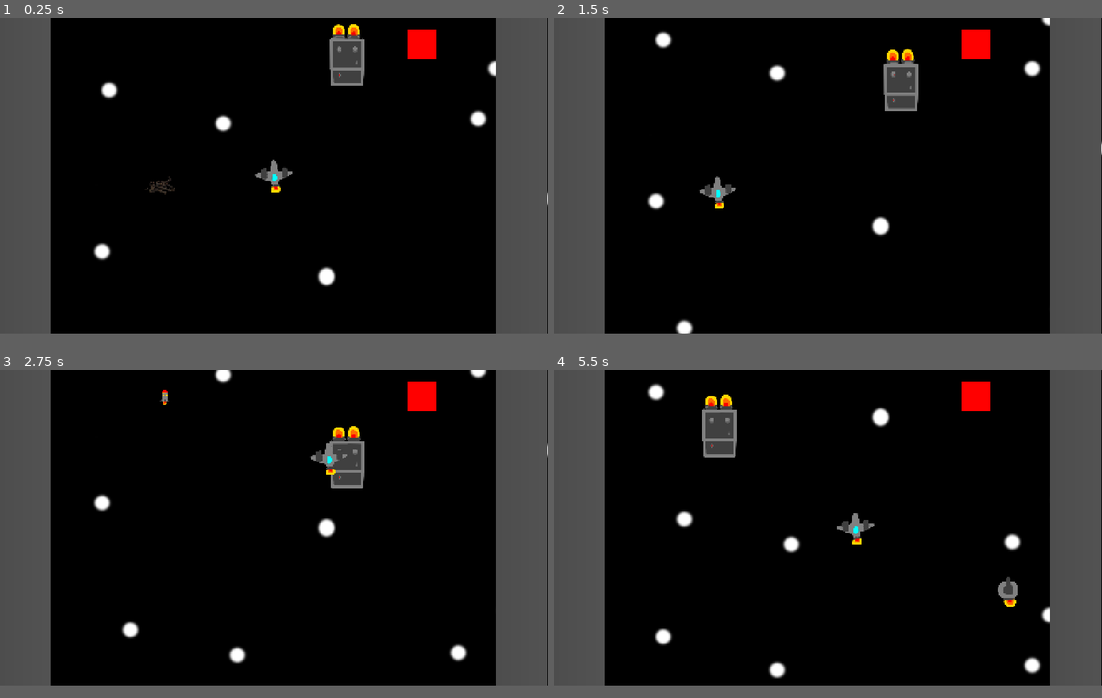
Above: before the commit, frames 1-4 (two rows, left to right).
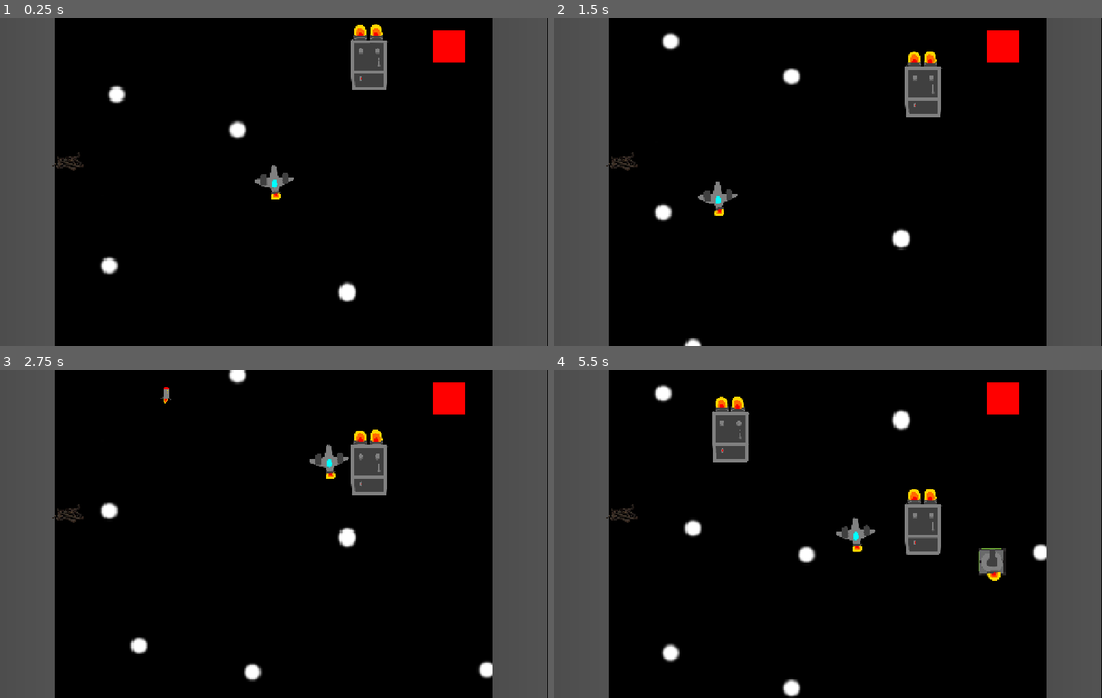
Above: after the commit, the same moments.

Repository: mykyta-bazhukhin/Cargo-Defense
Game: Godot game, scene res://Scenes/main_scene.tscn
The game is run twice, just before and just after one commit, with the same random seed, the same clock (stepped at 60 frames per second) and the same inputs.
Inputs (mouse positions are in pixels of both pictures, inside the frame that each line leads up to):
- Up to frame 1 (0.25 s): no input
- Up to frame 2 (1.5 s): move the mouse to (948, 159) at 0.52 s; tap 1 (Place tower 1) at 0.6 s; move the mouse to (718, 191) at 1.27 s; tap 2 (Place tower 2) at 1.35 s
- Up to frame 3 (2.75 s): move the mouse to (328, 458) at 2.02 s; tap 3 (Place tower 3) at 2.1 s
- Up to frame 4 (5.5 s): move the mouse to (800, 589) at 2.77 s; tap one key every 0.75 s from 2.85 s: L (give_scrap) 1 (Place tower 1) 2 (Place tower 2) 3 (Place tower 3); move the mouse to (992, 576) at 3.52 s; move the mouse to (663, 481) at 4.27 s; move the mouse to (855, 527) at 5.02 s
The window is 800x461 before the commit and 800x479 after it. Grey fills any space a smaller window leaves; there, only what the larger window draws over its background counts as a difference.

The runs differ from the first frame. In frame 1, 6.6% of the frame differs, in the area x 0-100%, y 0-100%; in frame 2, 6.6%; in frame 3, 6.7%; in frame 4, 8.7%.

Commit message:
reworked tower placement spots and made platofrms
platforms functionality not yet implemented

Diff:
--- a/Scenes/main_scene.gd
+++ b/Scenes/main_scene.gd
@@ -78,8 +78,8 @@
 func find_point_spawn_tower_APPROACH_POINT(min_pos, tower):
 	var tween = get_tree().create_tween()
 	tween.tween_property(tower, "position", min_pos, 0.5).set_trans(Tween.TRANS_QUAD).set_ease(Tween.EASE_OUT)
-
-
+	await tween.finished
+	tower.get_node("PlatformSprite").visible = true
 
 
 
--- a/Scenes/main_scene.tscn
+++ b/Scenes/main_scene.tscn
@@ -17,7 +17,6 @@
 script = ExtResource("1_kqybl")
 
 [node name="Camera2D" type="Camera2D" parent="."]
-position = Vector2(2, 0)
 anchor_mode = 0
 
 [node name="Space_background" parent="." instance=ExtResource("4_5wkpi")]
@@ -53,13 +52,13 @@
 position = Vector2(797, -39)
 
 [node name="BorderV" parent="Borders" instance=ExtResource("6_kli11")]
-position = Vector2(-734, 438)
+position = Vector2(-733, 423)
 
 [node name="BorderV2" parent="Borders" instance=ExtResource("6_kli11")]
-position = Vector2(499, 423)
+position = Vector2(419, 423)
 
 [node name="BorderH" parent="Borders" instance=ExtResource("7_xd2ry")]
-position = Vector2(-67, 838)
+position = Vector2(-69, 847)
 collision_mask = 49
 
 [node name="BorderH2" parent="Borders" instance=ExtResource("7_xd2ry")]
@@ -69,151 +68,133 @@
 metadata/_edit_lock_ = true
 
 [node name="Marker2D5" type="Marker2D" parent="TowerPoints" groups=["Not Occupied"]]
-position = Vector2(232, 640)
+position = Vector2(256, 704)
 
 [node name="Marker2D2" type="Marker2D" parent="TowerPoints" groups=["Not Occupied"]]
-position = Vector2(488, 640)
+position = Vector2(512, 704)
 
 [node name="Marker2D6" type="Marker2D" parent="TowerPoints" groups=["Not Occupied"]]
-position = Vector2(360, 640)
+position = Vector2(384, 704)
 
 [node name="Marker2D7" type="Marker2D" parent="TowerPoints" groups=["Not Occupied"]]
-position = Vector2(872, 640)
+position = Vector2(896, 704)
 
 [node name="Marker2D9" type="Marker2D" parent="TowerPoints" groups=["Not Occupied"]]
-position = Vector2(744, 640)
+position = Vector2(768, 704)
 
 [node name="Marker2D11" type="Marker2D" parent="TowerPoints" groups=["Not Occupied"]]
-position = Vector2(616, 640)
-
-[node name="Marker2D12" type="Marker2D" parent="TowerPoints" groups=["Not Occupied"]]
-position = Vector2(1128, 640)
+position = Vector2(640, 704)
 
 [node name="Marker2D14" type="Marker2D" parent="TowerPoints" groups=["Not Occupied"]]
-position = Vector2(1000, 640)
+position = Vector2(1024, 704)
 
 [node name="Marker2D3" type="Marker2D" parent="TowerPoints" groups=["Not Occupied"]]
-position = Vector2(488, 544)
+position = Vector2(512, 576)
 
 [node name="Marker2D8" type="Marker2D" parent="TowerPoints" groups=["Not Occupied"]]
-position = Vector2(232, 544)
+position = Vector2(256, 576)
 
 [node name="Marker2D10" type="Marker2D" parent="TowerPoints" groups=["Not Occupied"]]
-position = Vector2(360, 544)
+position = Vector2(384, 576)
 
 [node name="Marker2D13" type="Marker2D" parent="TowerPoints" groups=["Not Occupied"]]
-position = Vector2(872, 544)
+position = Vector2(896, 576)
 
 [node name="Marker2D15" type="Marker2D" parent="TowerPoints" groups=["Not Occupied"]]
-position = Vector2(744, 544)
+position = Vector2(768, 576)
 
 [node name="Marker2D16" type="Marker2D" parent="TowerPoints" groups=["Not Occupied"]]
-position = Vector2(616, 544)
-
-[node name="Marker2D17" type="Marker2D" parent="TowerPoints" groups=["Not Occupied"]]
-position = Vector2(1128, 544)
+position = Vector2(640, 576)
 
 [node name="Marker2D18" type="Marker2D" parent="TowerPoints" groups=["Not Occupied"]]
-position = Vector2(1000, 544)
+position = Vector2(1024, 576)
 
 [node name="Marker2D4" type="Marker2D" parent="TowerPoints" groups=["Not Occupied"]]
-position = Vector2(488, 448)
+position = Vector2(512, 448)
 
 [node name="Marker2D19" type="Marker2D" parent="TowerPoints" groups=["Not Occupied"]]
-position = Vector2(232, 448)
+position = Vector2(256, 448)
 
 [node name="Marker2D20" type="Marker2D" parent="TowerPoints" groups=["Not Occupied"]]
-position = Vector2(360, 448)
+position = Vector2(384, 448)
 
 [node name="Marker2D21" type="Marker2D" parent="TowerPoints" groups=["Not Occupied"]]
-position = Vector2(872, 448)
+position = Vector2(896, 448)
 
 [node name="Marker2D22" type="Marker2D" parent="TowerPoints" groups=["Not Occupied"]]
-position = Vector2(744, 448)
+position = Vector2(768, 448)
 
 [node name="Marker2D23" type="Marker2D" parent="TowerPoints" groups=["Not Occupied"]]
-position = Vector2(616, 448)
-
-[node name="Marker2D24" type="Marker2D" parent="TowerPoints" groups=["Not Occupied"]]
-position = Vector2(1128, 448)
+position = Vector2(640, 448)
 
 [node name="Marker2D25" type="Marker2D" parent="TowerPoints" groups=["Not Occupied"]]
-position = Vector2(1000, 448)
+position = Vector2(1024, 448)
 
 [node name="Marker2D26" type="Marker2D" parent="TowerPoints" groups=["Not Occupied"]]
-position = Vector2(488, 352)
+position = Vector2(512, 320)
 
 [node name="Marker2D27" type="Marker2D" parent="TowerPoints" groups=["Not Occupied"]]
-position = Vector2(232, 352)
+position = Vector2(256, 320)
 
 [node name="Marker2D28" type="Marker2D" parent="TowerPoints" groups=["Not Occupied"]]
-position = Vector2(360, 352)
+position = Vector2(384, 320)
 
 [node name="Marker2D29" type="Marker2D" parent="TowerPoints" groups=["Not Occupied"]]
-position = Vector2(872, 352)
+position = Vector2(896, 320)
 
 [node name="Marker2D30" type="Marker2D" parent="TowerPoints" groups=["Not Occupied"]]
-position = Vector2(744, 352)
+position = Vector2(768, 320)
 
 [node name="Marker2D31" type="Marker2D" parent="TowerPoints" groups=["Not Occupied"]]
-position = Vector2(616, 352)
-
-[node name="Marker2D32" type="Marker2D" parent="TowerPoints" groups=["Not Occupied"]]
-position = Vector2(1128, 352)
+position = Vector2(640, 320)
 
 [node name="Marker2D33" type="Marker2D" parent="TowerPoints" groups=["Not Occupied"]]
-position = Vector2(1000, 352)
+position = Vector2(1024, 320)
 
 [node name="Marker2D34" type="Marker2D" parent="TowerPoints" groups=["Not Occupied"]]
-position = Vector2(488, 256)
+position = Vector2(512, 192)
 
 [node name="Marker2D35" type="Marker2D" parent="TowerPoints" groups=["Not Occupied"]]
-position = Vector2(232, 256)
+position = Vector2(256, 192)
 
 [node name="Marker2D36" type="Marker2D" parent="TowerPoints" groups=["Not Occupied"]]
-position = Vector2(360, 256)
+position = Vector2(384, 192)
 
 [node name="Marker2D37" type="Marker2D" parent="TowerPoints" groups=["Not Occupied"]]
-position = Vector2(872, 256)
+position = Vector2(896, 192)
 
 [node name="Marker2D38" type="Marker2D" parent="TowerPoints" groups=["Not Occupied"]]
-position = Vector2(744, 256)
+position = Vector2(768, 192)
 
 [node name="Marker2D39" type="Marker2D" parent="TowerPoints" groups=["Not Occupied"]]
-position = Vector2(616, 256)
-
-[node name="Marker2D40" type="Marker2D" parent="TowerPoints" groups=["Not Occupied"]]
-position = Vector2(1128, 256)
+position = Vector2(640, 192)
 
 [node name="Marker2D41" type="Marker2D" parent="TowerPoints" groups=["Not Occupied"]]
-position = Vector2(1000, 256)
+position = Vector2(1024, 192)
 
 [node name="Marker2D42" type="Marker2D" parent="TowerPoints" groups=["Not Occupied"]]
-position = Vector2(488, 160)
+position = Vector2(512, 64)
 
 [node name="Marker2D43" type="Marker2D" parent="TowerPoints" groups=["Not Occupied"]]
-position = Vector2(232, 160)
+position = Vector2(256, 64)
 
 [node name="Marker2D44" type="Marker2D" parent="TowerPoints" groups=["Not Occupied"]]
-position = Vector2(360, 160)
+position = Vector2(384, 64)
 
 [node name="Marker2D45" type="Marker2D" parent="TowerPoints" groups=["Not Occupied"]]
-position = Vector2(872, 160)
+position = Vector2(896, 64)
 
 [node name="Marker2D46" type="Marker2D" parent="TowerPoints" groups=["Not Occupied"]]
-position = Vector2(744, 160)
+position = Vector2(768, 64)
 
 [node name="Marker2D47" type="Marker2D" parent="TowerPoints" groups=["Not Occupied"]]
-position = Vector2(616, 160)
-
-[node name="Marker2D48" type="Marker2D" parent="TowerPoints" groups=["Not Occupied"]]
-position = Vector2(1128, 160)
+position = Vector2(640, 64)
 
 [node name="Marker2D49" type="Marker2D" parent="TowerPoints" groups=["Not Occupied"]]
-position = Vector2(1000, 160)
+position = Vector2(1024, 64)
 
 [node name="Scrap" parent="." instance=ExtResource("8_07lw2")]
-position = Vector2(400, 416)
+position = Vector2(160, 336)
 
 [node name="tower_sample_projectile" parent="." instance=ExtResource("9_vo715")]
 position = Vector2(-72, 48)
--- a/Scenes/rocket.tscn
+++ b/Scenes/rocket.tscn
@@ -158,7 +158,7 @@
 
 [node name="AnimationPlayer" type="AnimationPlayer" parent="."]
 libraries = {
-"": SubResource("AnimationLibrary_eitxv")
+&"": SubResource("AnimationLibrary_eitxv")
 }
 
 [node name="TimerTimeout" type="Timer" parent="."]
--- a/Scenes/tower_sample.gd
+++ b/Scenes/tower_sample.gd
@@ -5,7 +5,7 @@
 
 # Called when the node enters the scene tree for the first time.
 func _ready():
-	pass # Replace with function body.
+	$PlatformSprite.visible = false
 
 
 # Called every frame. 'delta' is the elapsed time since the previous frame.
--- a/Scenes/tower_sample.tscn
+++ b/Scenes/tower_sample.tscn
@@ -1,7 +1,8 @@
-[gd_scene load_steps=5 format=3 uid="uid://d0esmevhfjkpi"]
+[gd_scene load_steps=6 format=3 uid="uid://d0esmevhfjkpi"]
 
 [ext_resource type="Texture2D" uid="uid://bhiklpxr6x6vy" path="res://Sprites/Towers/turret sample.png" id="1_6yg8c"]
 [ext_resource type="Script" uid="uid://cgjgbayim410l" path="res://Scenes/tower_sample.gd" id="1_hl4fg"]
+[ext_resource type="Texture2D" uid="uid://00qbocwhjqfp" path="res://Sprites/Towers/tower platform green.png" id="2_agb8p"]
 
 [sub_resource type="RectangleShape2D" id="RectangleShape2D_ew55c"]
 size = Vector2(50, 60)
@@ -15,6 +16,9 @@
 script = ExtResource("1_hl4fg")
 
 [node name="TowerShootTimer" type="Timer" parent="."]
+
+[node name="PlatformSprite" type="Sprite2D" parent="."]
+texture = ExtResource("2_agb8p")
 
 [node name="Sprite2D" type="Sprite2D" parent="."]
 position = Vector2(0, 7)
--- a/Scenes/ui_test_scene.tscn
+++ b/Scenes/ui_test_scene.tscn
@@ -49,10 +49,10 @@
 position = Vector2(64, 408)
 
 [node name="BorderV2" parent="Borders" instance=ExtResource("3_q2ots")]
-position = Vector2(1296, 392)
+position = Vector2(1280, 392)
 
 [node name="BorderH" parent="Borders" instance=ExtResource("4_86s4d")]
-position = Vector2(648, 824)
+position = Vector2(656, 808)
 collision_mask = 49
 
 [node name="BorderH2" parent="Borders" instance=ExtResource("4_86s4d")]
--- a/project.godot
+++ b/project.godot
@@ -21,9 +21,8 @@
 
 [display]
 
-window/size/viewport_width=1360
-window/size/viewport_height=784
-window/size/initial_position=Vector2i(465, 1465)
+window/size/viewport_width=1282
+window/size/viewport_height=768
 window/stretch/mode="canvas_items"
 window/stretch/aspect="ignore"
 
@@ -64,4 +63,5 @@
 
 [rendering]
 
+textures/canvas_textures/default_texture_filter=0
 anti_aliasing/screen_space_roughness_limiter/enabled=false
Binary file added: Sprites/Towers/tower platform green.png
Not shown, added: Sprites/Towers/tower platform green.png.import
Binary file added: Sprites/Towers/tower platform red.png
Not shown, added: Sprites/Towers/tower platform red.png.import
Binary file added: Sprites/Towers/tower platform yellow.png
Not shown, added: Sprites/Towers/tower platform yellow.png.import
